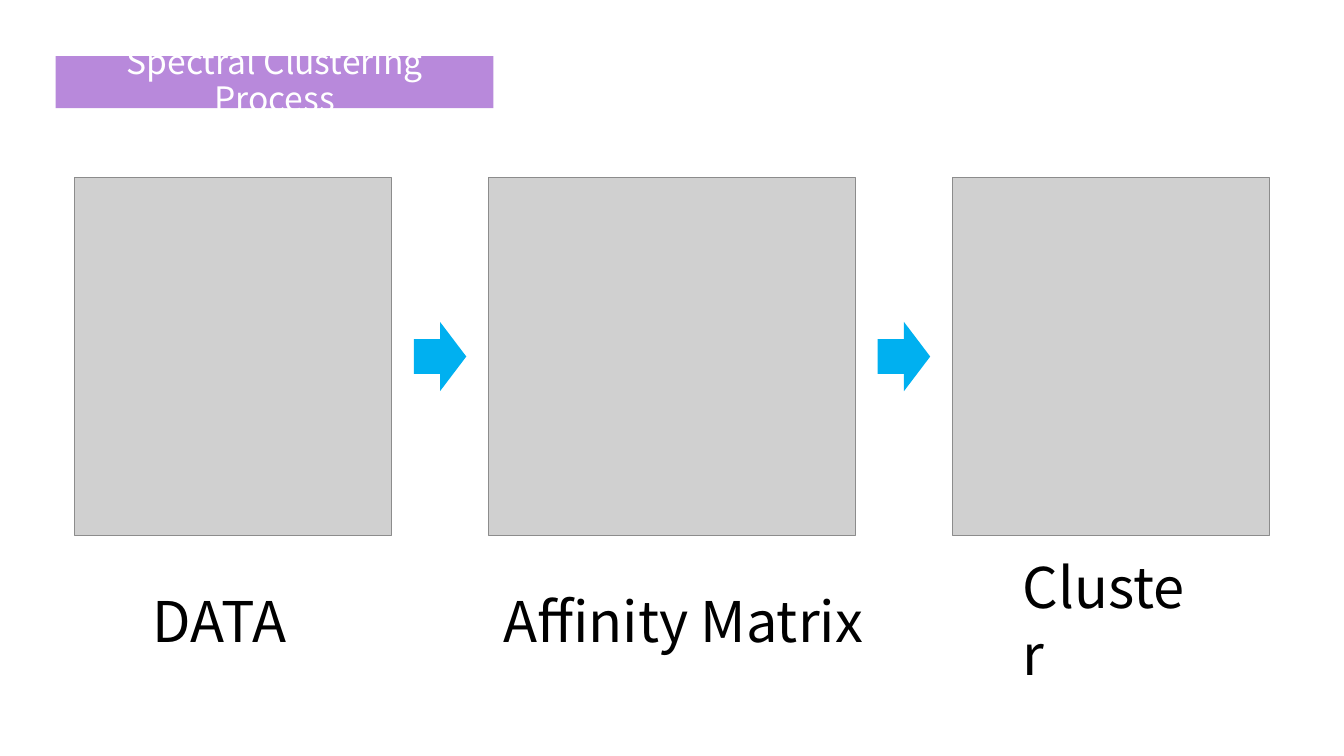
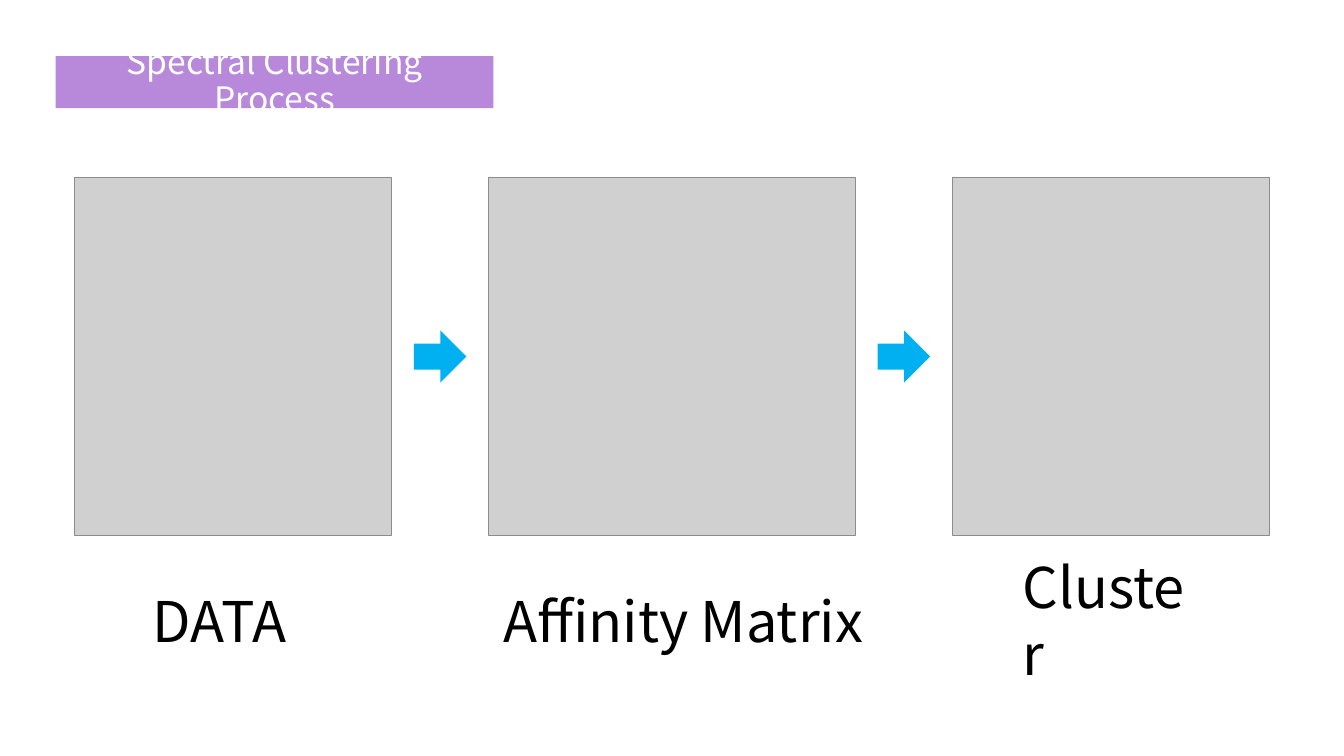
Before and after one commit to Blockhead4/Python-Project, a slide deck: slide 3 of Purrsong/Spectral Clustering_190822.pptx. Drawn at 1344x756 pixels with LibreOffice and Linux fonts; fonts in the diff are those of the drawing; grey boxes stand for pictures. Boxes give left, top, right and bottom in pixels: in the first picture for what was removed or moved away, otherwise in the second. Text is boxed around its words. In the diff, an @@ line names an element or a change of style, - is before the commit and + after.

```diff
--- a/Purrsong/Spectral Clustering_190822.pptx
+++ b/Purrsong/Spectral Clustering_190822.pptx
@@ right arrow: place and size @@
-right arrow at [413,322,466,391]
+right arrow at [413,331,466,383]
@@ right arrow: place and size @@
-right arrow at [878,322,931,391]
+right arrow at [878,331,931,383]
```
Also in this commit, not shown: 3 other slides changed, 13 slides added, 1 slide removed.
